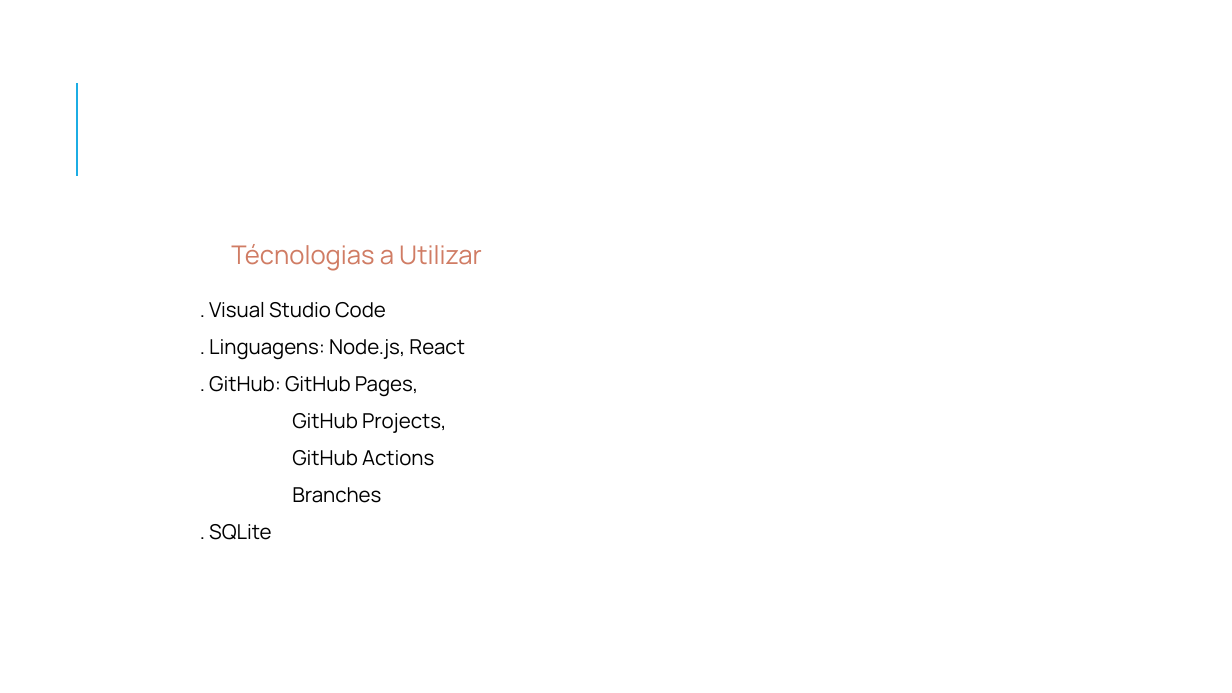
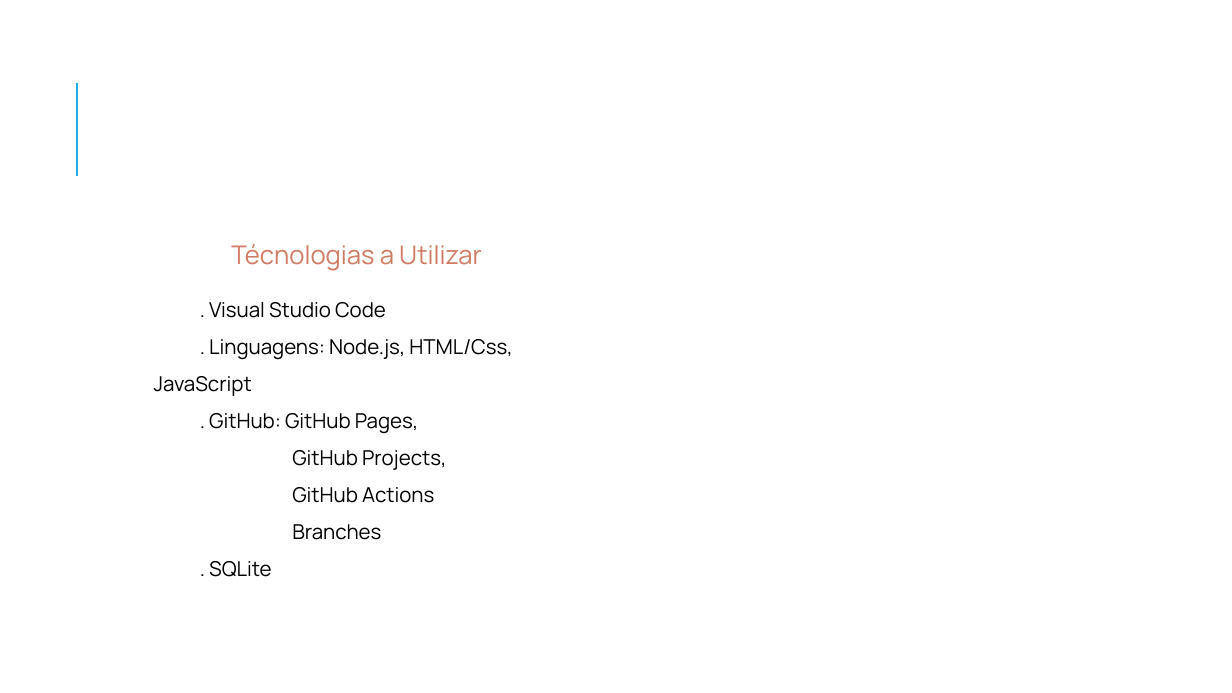
Before and after one commit to simaov13/DriveFood, a slide deck: slide 3 of Apresentacao.pptx. Drawn at 1232x693 pixels with LibreOffice and Linux fonts; fonts in the diff are those of the drawing; background and template pictures are left out. Boxes give left, top, right and bottom in pixels: in the first picture for what was removed or moved away, otherwise in the second. Text is boxed around its words. In the diff, an @@ line names an element or a change of style, - is before the commit and + after.

```diff
--- a/Apresentacao.pptx
+++ b/Apresentacao.pptx
@@ text at box(154, 339, 512, 396): text changed @@
-. Linguagens: Node.js, React
+. Linguagens: Node.js, HTML/Css, JavaScript
```
